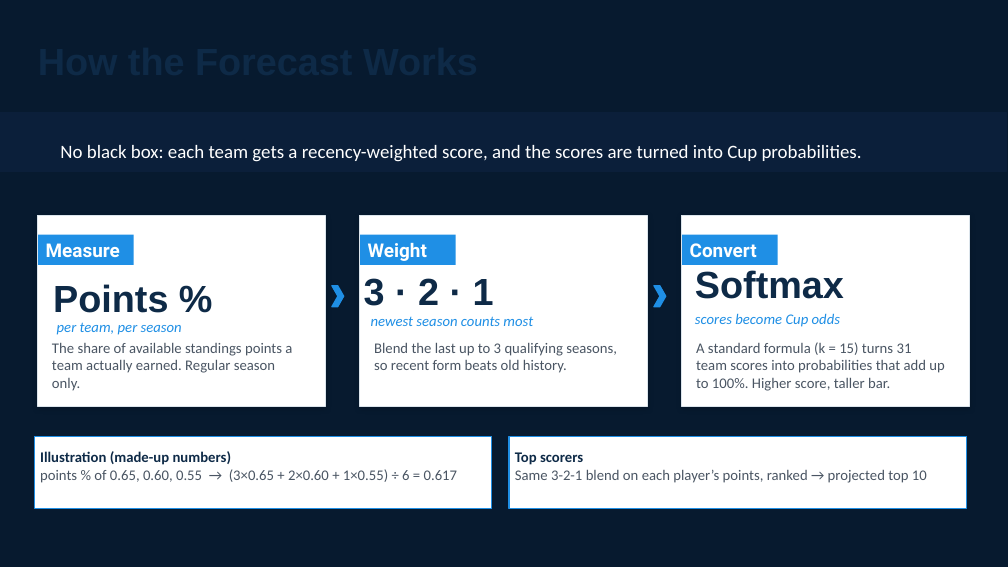
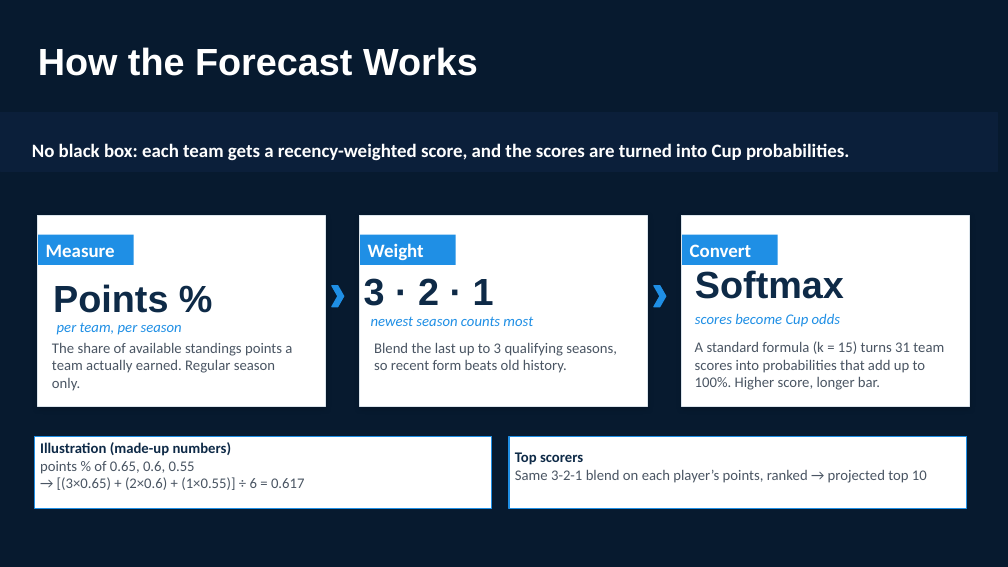
Before and after one commit to kwongheng/JDE10_final_project, a slide deck: slide 26 of docs/Final Project Presentation.pptx. Drawn at 1008x567 pixels with LibreOffice and Linux fonts; fonts in the diff are those of the drawing. Boxes give left, top, right and bottom in pixels: in the first picture for what was removed or moved away, otherwise in the second. Text is boxed around its words. In the diff, an @@ line names an element or a change of style, - is before the commit and + after.

```diff
--- a/docs/Final Project Presentation.pptx
+++ b/docs/Final Project Presentation.pptx
@@ text added at (x1=38, y1=47, x2=478, y2=76), 36 pt, text #FFFFFF, bold @@
+How the Forecast Works
@@ rectangle resized from (x1=0, y1=112, x2=1006, y2=171) to (x1=1, y1=112, x2=998, y2=171) @@
@@ text "No black box: each team ..." moved from (x1=60, y1=145, x2=862, y2=162) to (x1=32, y1=143, x2=849, y2=161) @@
@@ text "No black box: each team ..." at (x1=32, y1=143, x2=849, y2=161): bold on @@
@@ font Roboto to Calibri in 3 elements at (x1=38, y1=234, x2=133, y2=265), (x1=360, y1=234, x2=455, y2=265), (x1=682, y1=234, x2=777, y2=265) @@
@@ text at (x1=695, y1=341, x2=944, y2=390): text changed @@
-A standard formula (k = 15) turns 31 team scores into probabilities that add up to 100%. Higher score, taller bar.
+A standard formula (k = 15) turns 31 team scores into probabilities that add up to 100%. Higher score, longer bar.
@@ text at (x1=40, y1=461, x2=305, y2=490): text changed @@
-points % of 0.65, 0.60, 0.55 → (3×0.65 + 2×0.60 + 1×0.55) ÷ 6 = 0.617
+points % of 0.65, 0.6, 0.55
+→ [(3×0.65) + (2×0.6) + (1×0.55)] ÷ 6 = 0.617
```
Also in this commit, not shown: 23 other slides changed, 5 slides added, 12 slides removed.
